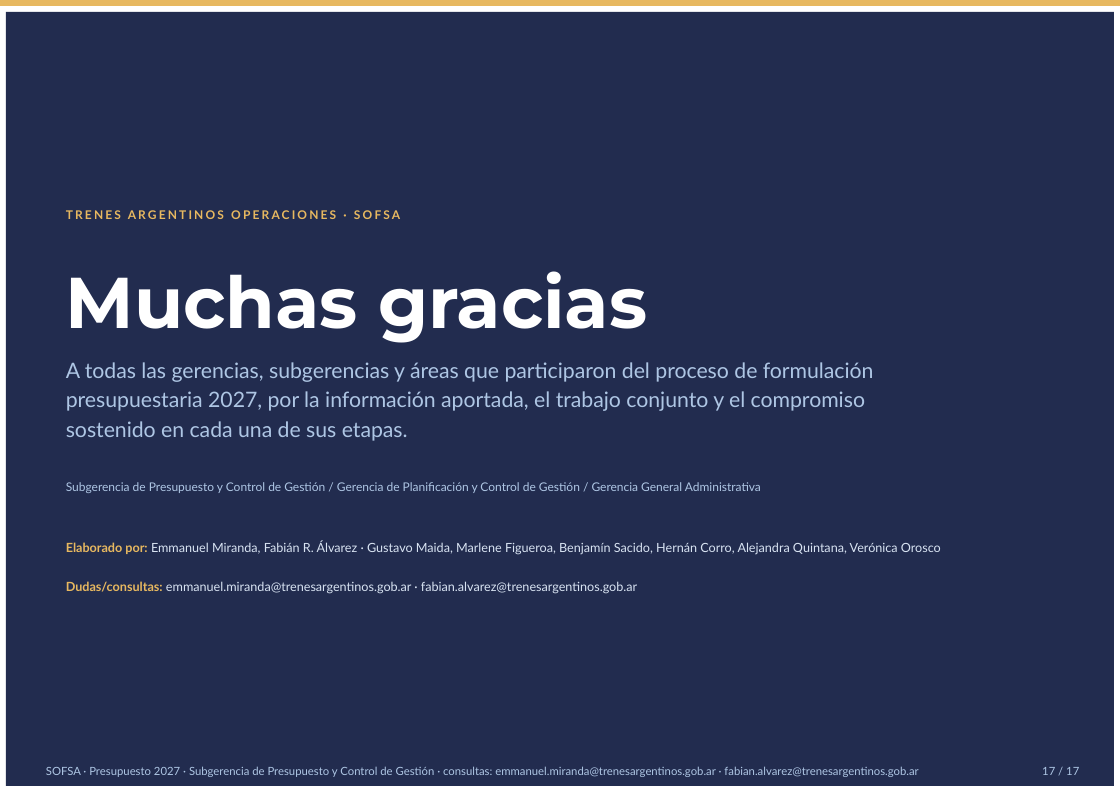
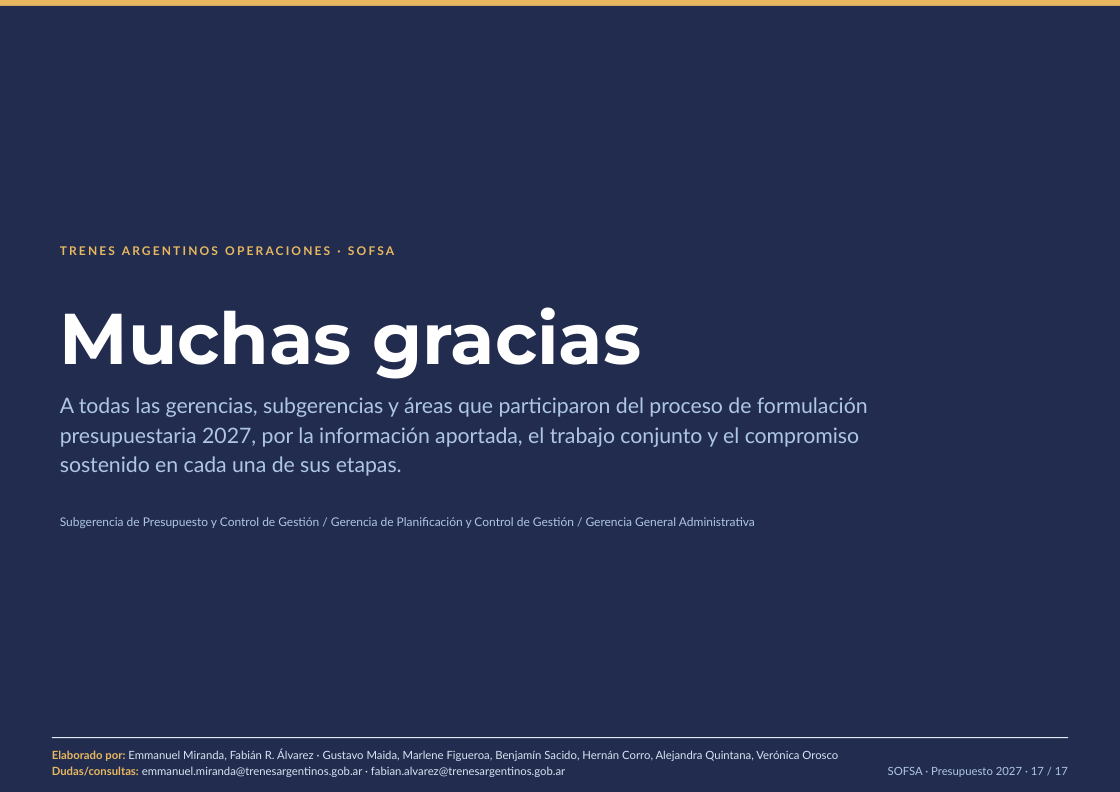
Before and after one commit to emiranda028/pluri_sofsa, a slide deck: slide 17 of Presupuesto_2027_SOFSA_presentacion.pptx. Drawn at 1120x792 pixels with LibreOffice and Linux fonts; fonts in the diff are those of the drawing. Boxes give left, top, right and bottom in pixels: in the first picture for what was removed or moved away, otherwise in the second. Text is boxed around its words. In the diff, an @@ line names an element or a change of style, - is before the commit and + after.

```diff
--- a/Presupuesto_2027_SOFSA_presentacion.pptx
+++ b/Presupuesto_2027_SOFSA_presentacion.pptx
@@ rectangle resized from (x1=6, y1=11, x2=1113, y2=785) to (x1=0, y1=6, x2=1120, y2=792) @@
@@ text "TRENES ARGENTINOS OPERACIONES · SOFSA" moved from (x1=66, y1=210, x2=400, y2=219) to (x1=60, y1=246, x2=394, y2=255) @@
@@ text "Muchas gracias" moved from (x1=66, y1=271, x2=647, y2=343) to (x1=60, y1=307, x2=641, y2=379) @@
@@ text "A todas las gerencias, subgerencias ..." moved from (x1=66, y1=362, x2=874, y2=441) to (x1=60, y1=397, x2=868, y2=476) @@
@@ text "Subgerencia de Presupuesto y Control ..." moved from (x1=66, y1=482, x2=761, y2=493) to (x1=60, y1=517, x2=755, y2=528) @@
@@ text removed at (x1=66, y1=581, x2=637, y2=594) @@
-Dudas/consultas: emmanuel.miranda@trenesargentinos.gob.ar · fabian.alvarez@trenesargentinos.gob.ar
@@ text "Elaborado por: Emmanuel Miranda, Fabián ..." moved from (x1=66, y1=541, x2=941, y2=555) to (x1=52, y1=749, x2=838, y2=761) @@
@@ text "Elaborado por: Emmanuel Miranda, Fabián ..." at (x1=52, y1=749, x2=838, y2=761): size 9.5 to 8.5 pt; line spacing 15pt to 12.4pt @@
@@ rectangle added at (x1=52, y1=737, x2=1067, y2=738), fill #E3EBF6 @@
@@ text at (x1=52, y1=766, x2=565, y2=777): text changed; text colour #AEC6E4 to #D8E3F2 @@
-SOFSA · Presupuesto 2027 · Subgerencia de Presupuesto y Control de Gestión · consultas: emmanuel.miranda@trenesargentinos.gob.ar · fabian.alvarez@trenesargentinos.gob.ar
+Dudas/consultas: emmanuel.miranda@trenesargentinos.gob.ar · fabian.alvarez@trenesargentinos.gob.ar
@@ text at (x1=888, y1=767, x2=1068, y2=777): text changed @@
-17 / 17
+SOFSA · Presupuesto 2027 · 17 / 17
```
Also in this commit, not shown: 16 other slides changed, 2 other files.
